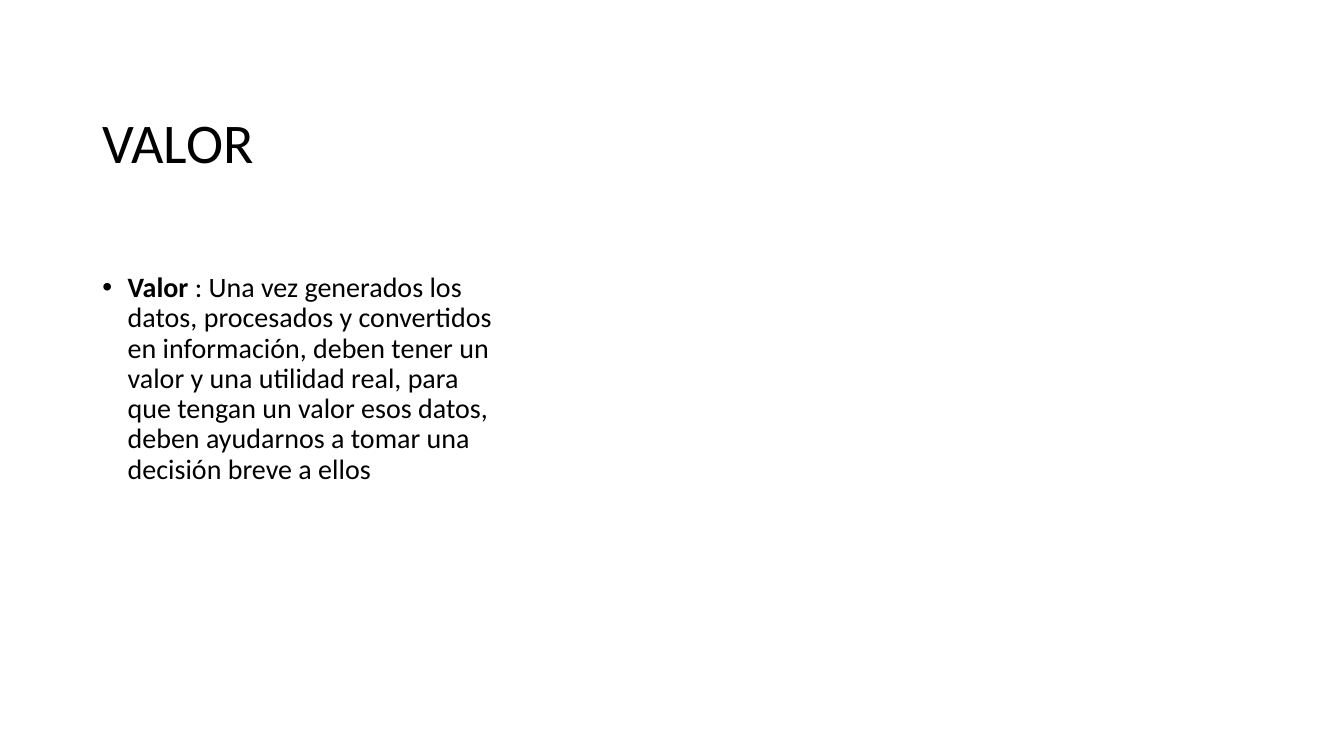
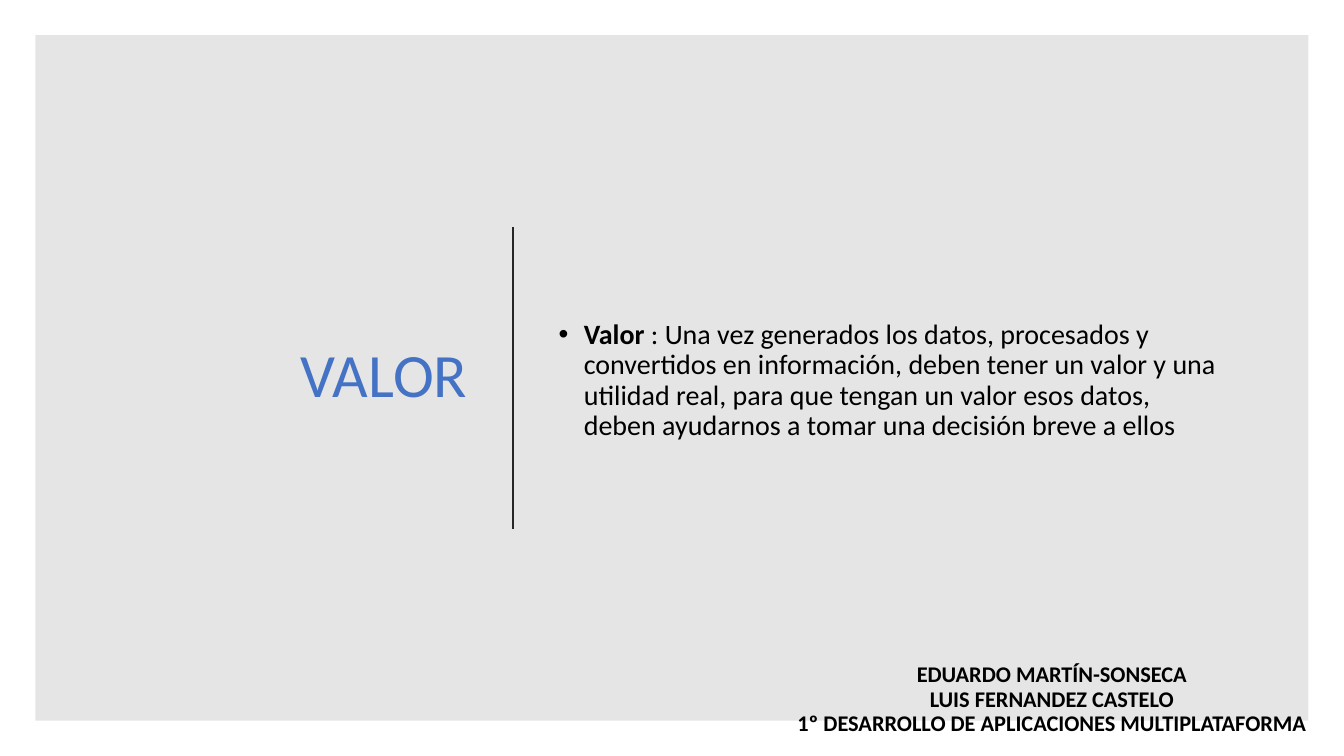
Before and after one commit to maraloeDev/Grado_SuperiorDAM, a slide deck: slide 8 of Bases de Datos/1º Evaluación/Ejercicios/Ejercicio2/Explotación de bases de datos Big Data.pptx. Drawn at 1344x756 pixels with LibreOffice and Linux fonts; fonts in the diff are those of the drawing. Boxes give left, top, right and bottom in pixels: in the first picture for what was removed or moved away, otherwise in the second. Text is boxed around its words. In the diff, an @@ line names an element or a change of style, - is before the commit and + after.

```diff
--- a/Bases de Datos/1º Evaluación/Ejercicios/Ejercicio2/Explotación de bases de datos Big Data.pptx
+++ b/Bases de Datos/1º Evaluación/Ejercicios/Ejercicio2/Explotación de bases de datos Big Data.pptx
@@ rectangle: place and size @@
-rectangle at box(0, 0, 815, 756)
+rectangle at box(35, 35, 1309, 721)
@@ rectangle at box(35, 35, 1309, 721): fill gradient #FFFFFF to #000000 at 10% opacity @@
@@ title "VALOR": place and size @@
-title "VALOR" at box(102, 126, 253, 164)
+title "VALOR" at box(301, 357, 467, 398)
@@ title "VALOR" at box(301, 357, 467, 398): size 40 to 44 pt, text colour #000000 to #4472C4; alignment left to right @@
@@ line added from (513, 227) to (513, 529), #262626 1.5 pt @@
@@ text "Valor : Una vez generados ...": place and size @@
-text "Valor : Una vez generados ..." at box(128, 277, 492, 480)
+text "Valor : Una vez generados ..." at box(584, 324, 1216, 440)
@@ text "Valor : Una vez generados ..." at box(584, 324, 1216, 440): vertical alignment top to bottom @@
@@ text added at box(797, 664, 1306, 731), 16 pt, text #000000, bold @@
+EDUARDO MARTÍN-SONSECA
+LUIS FERNANDEZ CASTELO
+1º DESARROLLO DE APLICACIONES MULTIPLATAFORMA
```
Also in this commit, not shown: 4 other slides changed.
